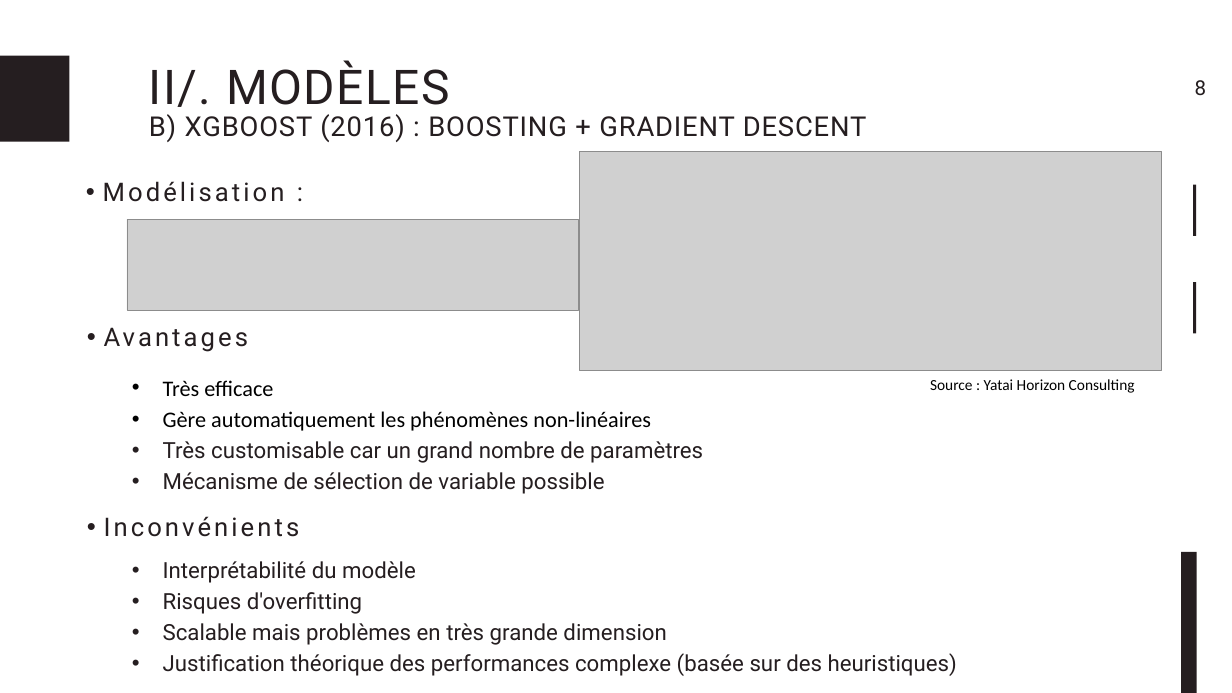
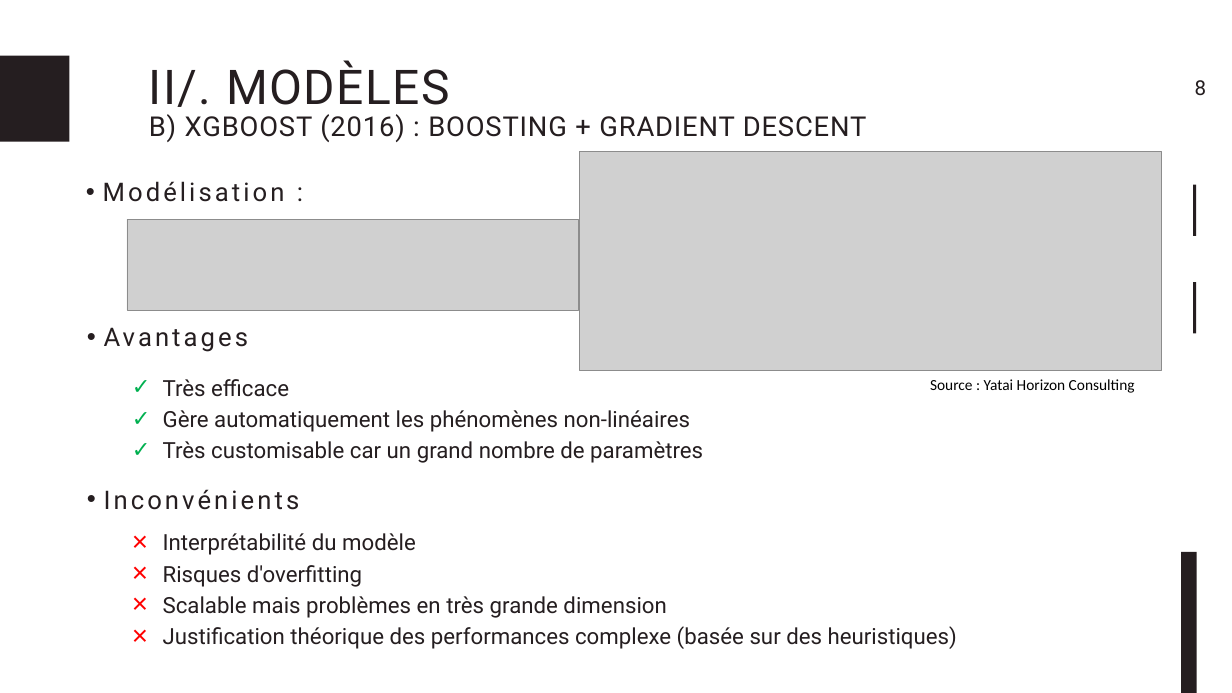
Before and after one commit to Psqrt/projet_ml, a slide deck: slide 9 of presentation/projet_ml.pptx. Drawn at 1232x693 pixels with LibreOffice and Linux fonts; fonts in the diff are those of the drawing; grey boxes stand for pictures. Boxes give left, top, right and bottom in pixels: in the first picture for what was removed or moved away, otherwise in the second. Text is boxed around its words. In the diff, an @@ line names an element or a change of style, - is before the commit and + after.

```diff
--- a/presentation/projet_ml.pptx
+++ b/presentation/projet_ml.pptx
@@ text "Très efficace" at [163, 379, 703, 463]: font Calibri to Roboto, text colour #000000 to #251E20 in "Très efficace", "Gère automatiquement les phénomènes non-linéaires"; bullet • to ✓ @@
@@ text "Inconvénients": place and size @@
-text "Inconvénients" at [104, 516, 300, 537]
+text "Inconvénients" at [104, 489, 300, 510]
@@ text at [163, 472, 604, 494]: paragraph removed @@
-    • Mécanisme de sélection de variable possible
@@ text "Interprétabilité du modèle": place and size @@
-text "Interprétabilité du modèle" at [163, 561, 957, 676]
+text "Interprétabilité du modèle" at [163, 533, 957, 649]
@@ text "Interprétabilité du modèle" at [163, 533, 957, 649]: bullet • to × @@
```
Also in this commit, not shown: 5 other slides changed, 6 slides added, 16 other files.
